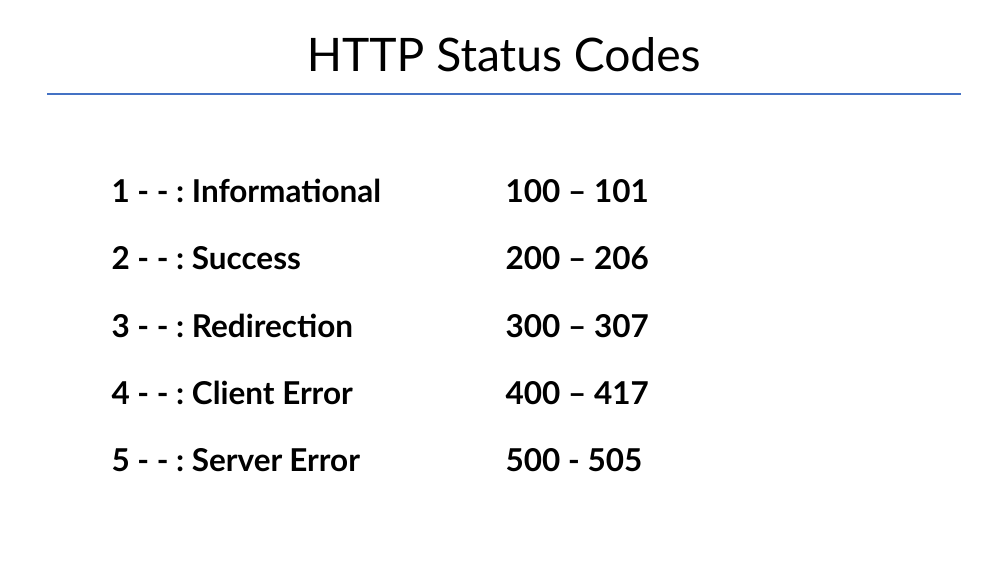
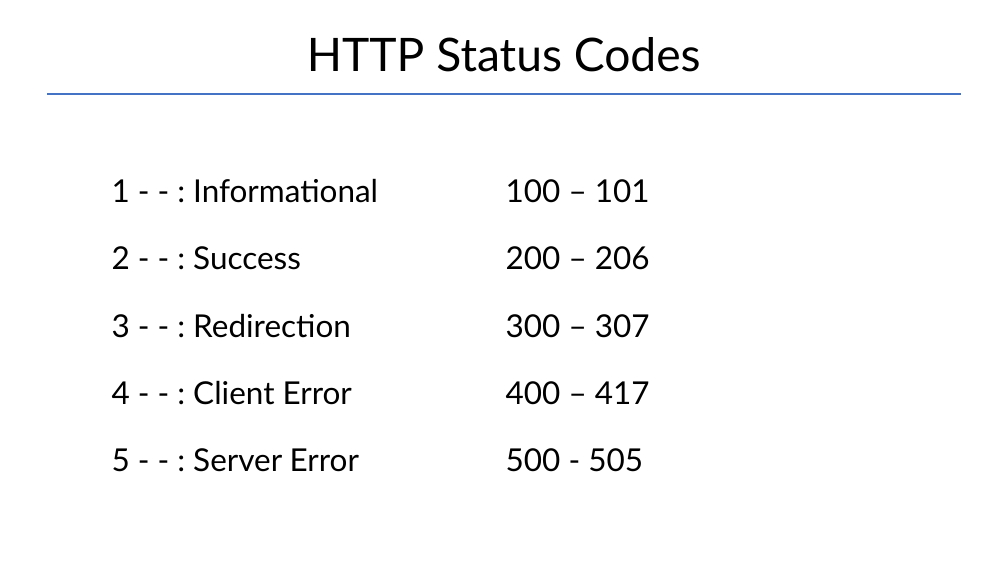
Before and after one commit to Garnik94/Levelup_presentations, a slide deck: slide 14 of Http/Http_presentation.pptx. Drawn at 1008x567 pixels with LibreOffice and Linux fonts; fonts in the diff are those of the drawing. Boxes give left, top, right and bottom in pixels: in the first picture for what was removed or moved away, otherwise in the second. Text is boxed around its words. In the diff, an @@ line names an element or a change of style, - is before the commit and + after.

```diff
--- a/Http/Http_presentation.pptx
+++ b/Http/Http_presentation.pptx
@@ text "1 - - : Informational" at (112,178,378,472): bold off @@
@@ text "100 – 101" at (506,179,650,472): bold off @@
```
Also in this commit, not shown: 13 other slides changed, 5 other files.
